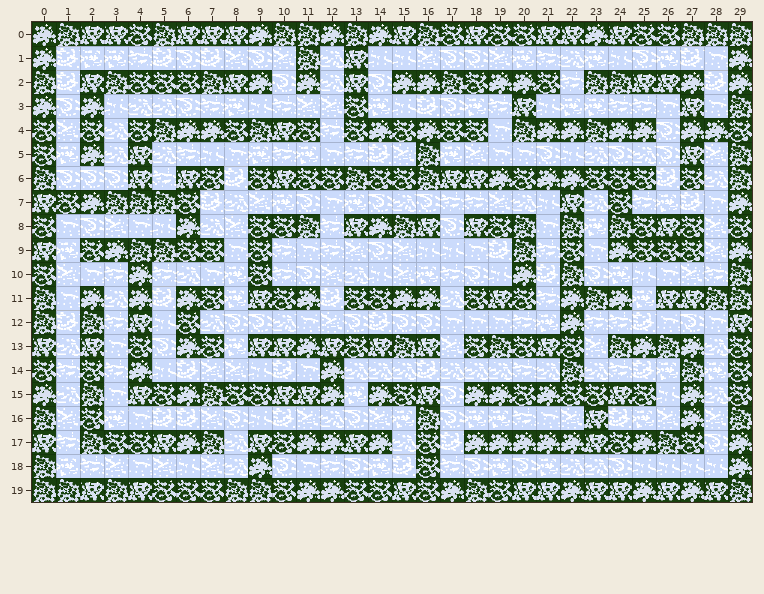
Tiled map -- assets/tilemaps/Game3.tmx. The picture above is the old version.
Cells are 32x32 px. Shown: x 0..29, y 0..19.
And afterwards:
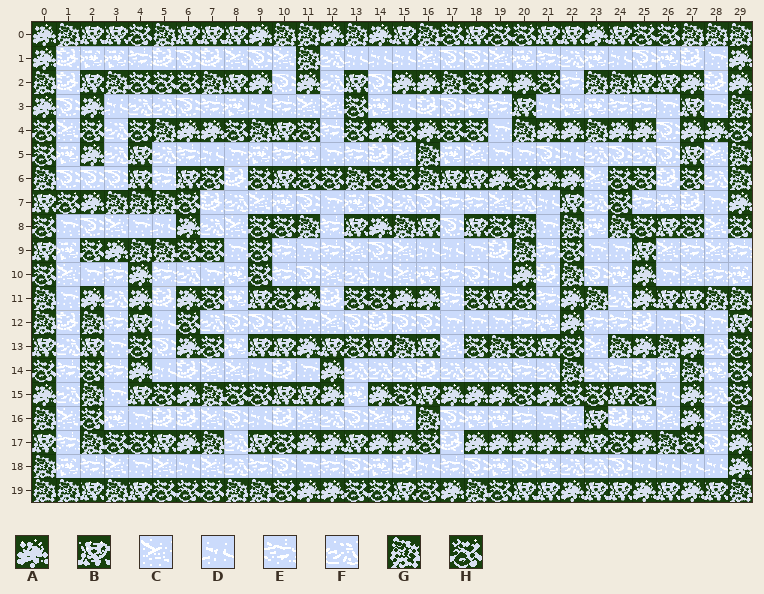
Key: from "Game3Tileset": A 3, B 4, C 10, D 12, E 13, F 14, G 18, H 19.
_ is an empty cell.
Tiles replaced or removed in this view: A, B, G, H.
Diff:
Changed rows in their new state; . is an unchanged cell.
Layer "terrainLayer":
first column x 13:
 1 D
first column x 17:
 6 ......C......
 9 ......._B__._
10 ........A..._
11 E......FA....
first column x 9:
15 ........A
17 ......A..
18 E......D.
Pixel boxes of the changes (left, top, right, bottom) in both pictures:
changed: (344, 46, 368, 70)
changed: (584, 166, 608, 190)
changed: (608, 238, 704, 310)
removed: (728, 238, 752, 286)
added: (440, 288, 464, 308)
added: (440, 382, 464, 406)
changed: (392, 430, 440, 478)
changed: (248, 454, 272, 478)
